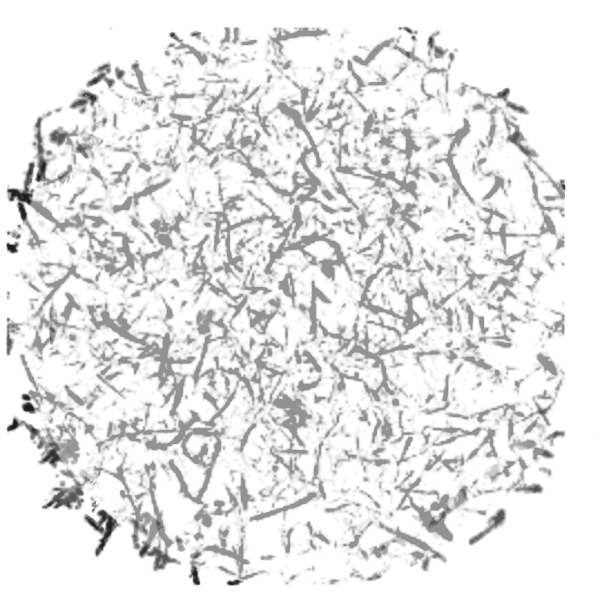
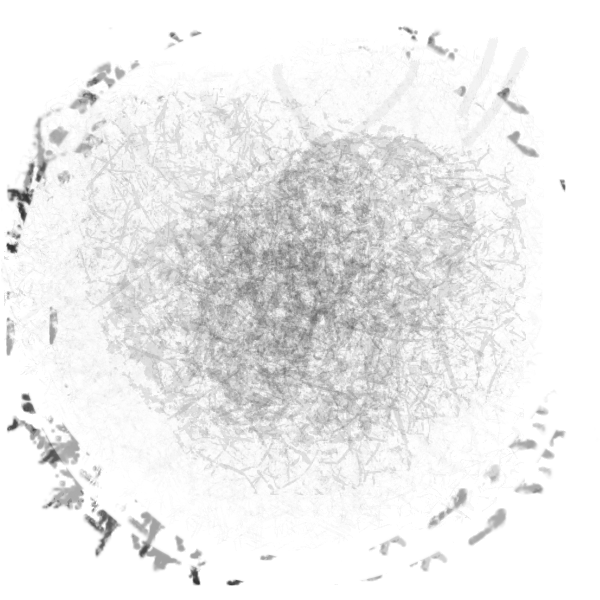
Layer changes from the first 600x600 image to the second:
painted on "Background" over [1, 26, 566, 586]
added layer "Illusory_Wall_West" above "Background copy" over [1, 26, 566, 586]
hid "Background copy", painted on it over [1, 26, 566, 586]
